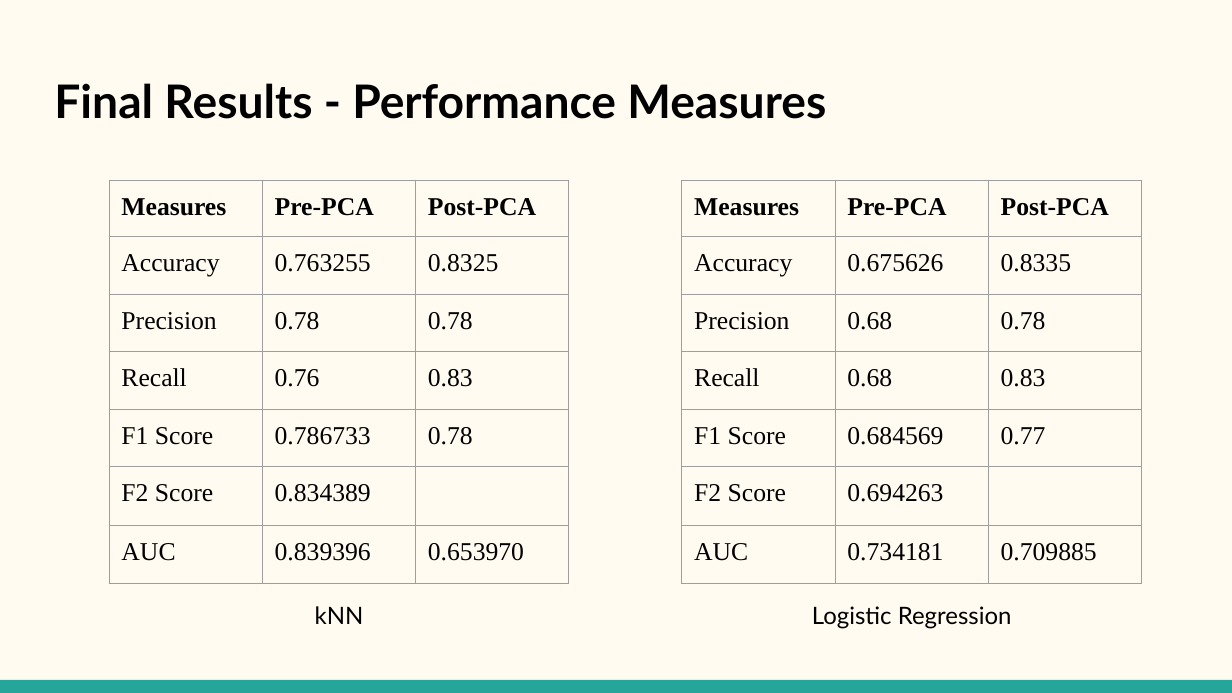
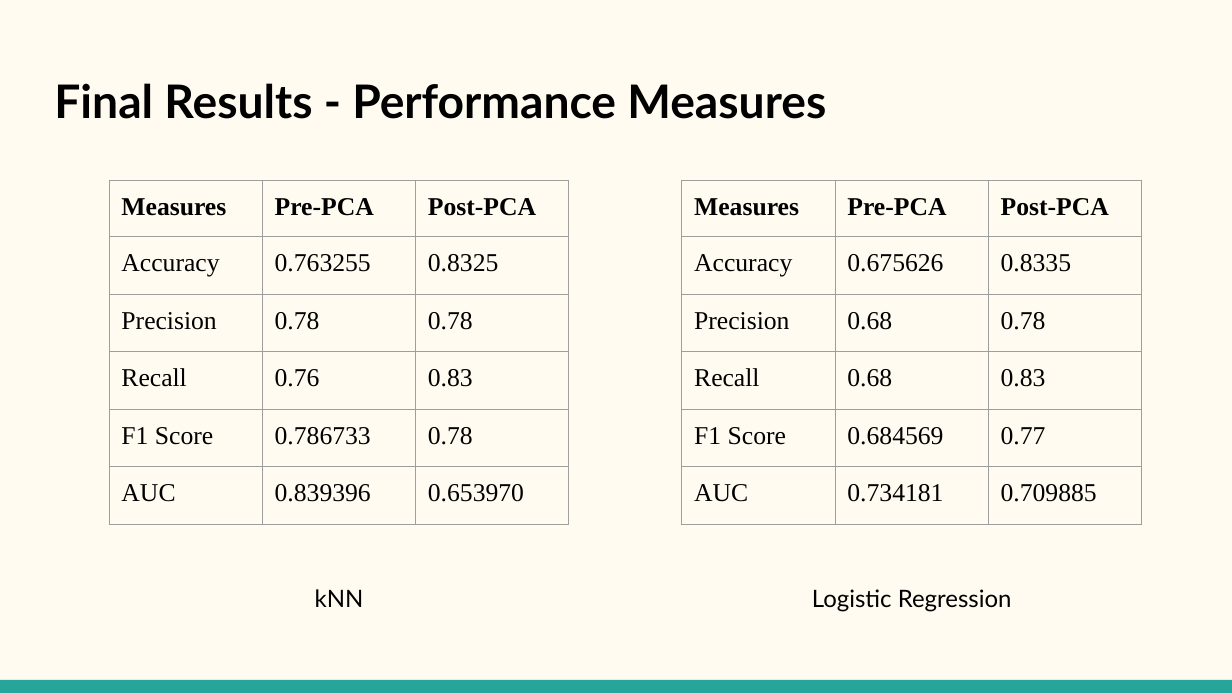
Before and after one commit to aatmanvaidya/CSE523-Machine-Learning-2022-Abraca-data, a slide deck: slide 11 of Presentations/3_Abraca-data_End_Sem_Project_Presentation.pptx. Drawn at 1232x693 pixels with LibreOffice and Linux fonts; fonts in the diff are those of the drawing. Boxes give left, top, right and bottom in pixels: in the first picture for what was removed or moved away, otherwise in the second. Text is boxed around its words. In the diff, an @@ line names an element or a change of style, - is before the commit and + after.

Commit message:
adding updated ppt

```diff
--- a/Presentations/3_Abraca-data_End_Sem_Project_Presentation.pptx
+++ b/Presentations/3_Abraca-data_End_Sem_Project_Presentation.pptx
@@ table at (110, 180, 568, 584) @@
-row 6: F2 Score | 0.834389 | 
@@ table at (683, 180, 1141, 584) @@
-row 6: F2 Score | 0.694263 | 
@@ text "kNN": place and size @@
-text "kNN" at (315, 606, 364, 624)
+text "kNN" at (315, 589, 364, 607)
@@ text "Logistic Regression": place and size @@
-text "Logistic Regression" at (812, 606, 1012, 629)
+text "Logistic Regression" at (812, 589, 1012, 612)
```
Also in this commit, not shown: 3 other slides changed.
